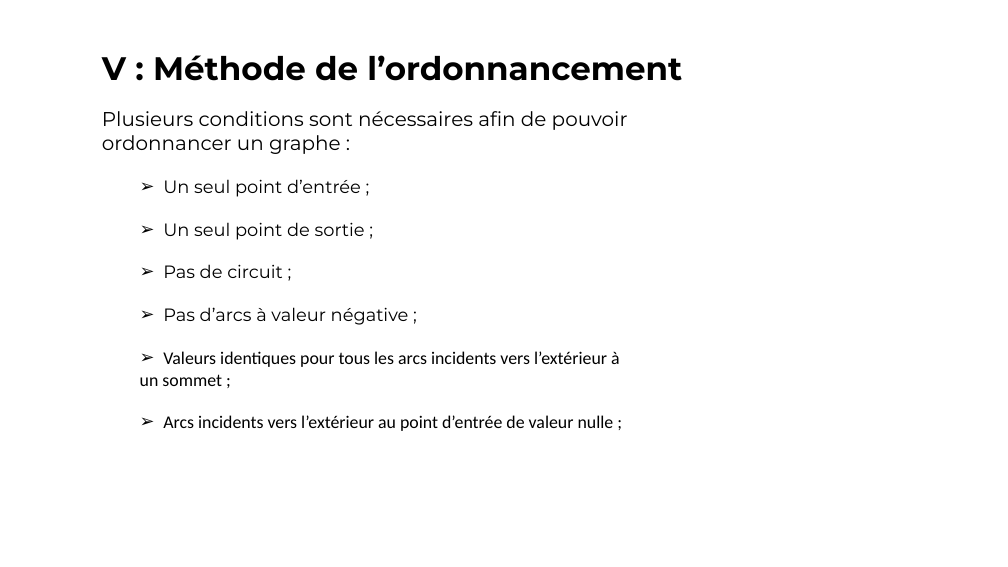
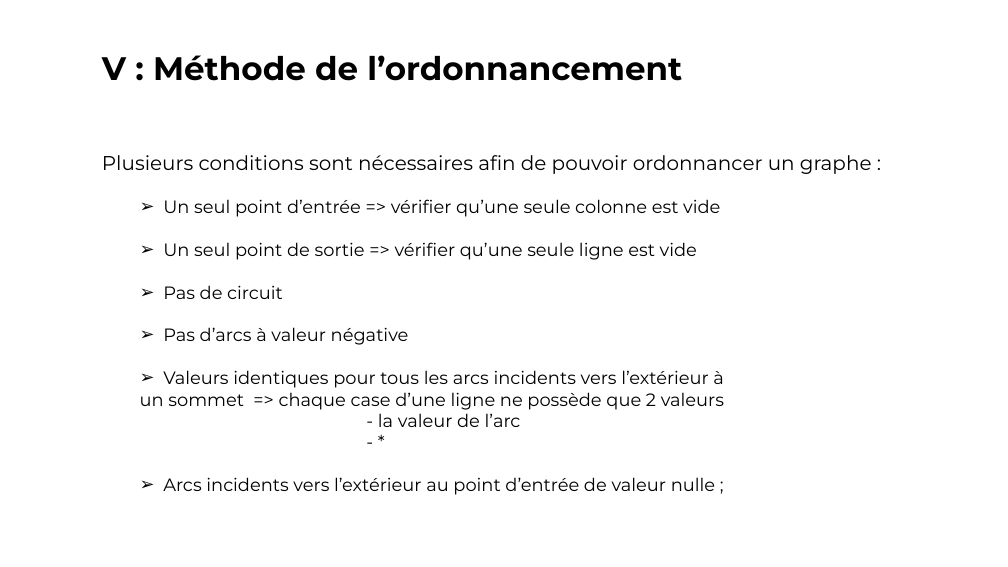
Before and after one commit to vincentdbs/ProjetTheorieDesGraphes, a slide deck: slide 6 of Soutenance.pptx. Drawn at 1008x567 pixels with LibreOffice and Linux fonts; fonts in the diff are those of the drawing. Boxes give left, top, right and bottom in pixels: in the first picture for what was removed or moved away, otherwise in the second. Text is boxed around its words. In the diff, an @@ line names an element or a change of style, - is before the commit and + after.

Commit message:
ppt

```diff
--- a/Soutenance.pptx
+++ b/Soutenance.pptx
@@ text "Plusieurs conditions sont nécessaires afin ...": place and size @@
-text "Plusieurs conditions sont nécessaires afin ..." at (102,111,628,431)
+text "Plusieurs conditions sont nécessaires afin ..." at (102,155,872,495)
@@ text at (163,199,720,345): text changed @@
-  ➢ Un seul point d’entrée ;
-  ➢ Un seul point de sortie ;
-  ➢ Pas de circuit ;
-  ➢ Pas d’arcs à valeur négative ;
+  ➢ Un seul point d’entrée => vérifier qu’une seule colonne est vide
+  ➢ Un seul point de sortie => vérifier qu’une seule ligne est vide
+  ➢ Pas de circuit
+  ➢ Pas d’arcs à valeur négative
@@ text at (163,370,724,495): font Calibri to Montserrat in "Valeurs identiques pour tous les arcs incidents ...", "Arcs incidents vers l’extérieur au point d’entrée ..." @@
@@ text at (140,392,724,427): text changed; font Calibri to Montserrat @@
-  un sommet ;
+  un sommet => chaque case d’une ligne ne possède que 2 valeurs
+  - la valeur de l’arc
+  - *
```
Also in this commit, not shown: 2 other slides changed, 5 slides removed, 1 other file.
